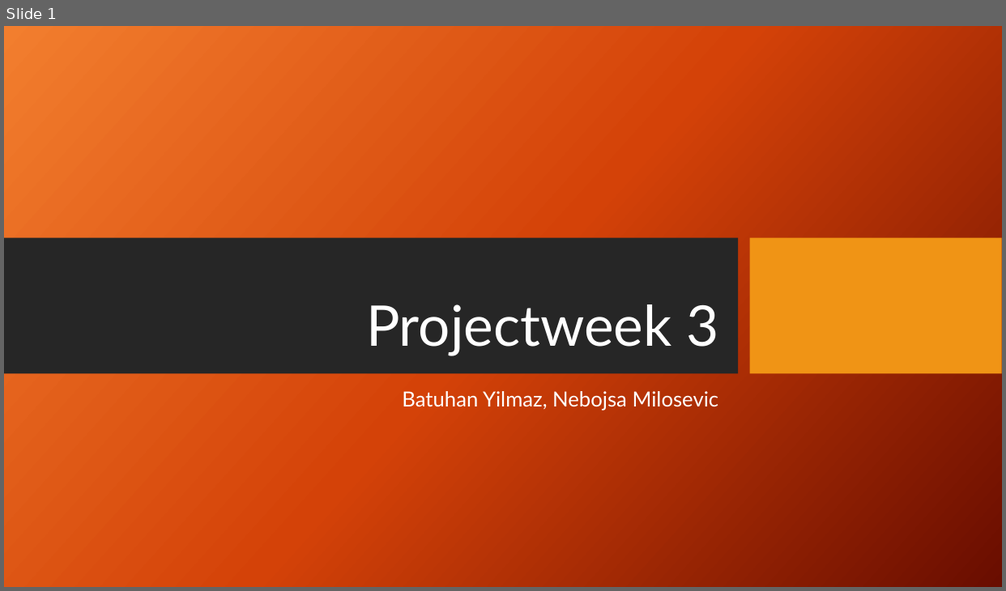
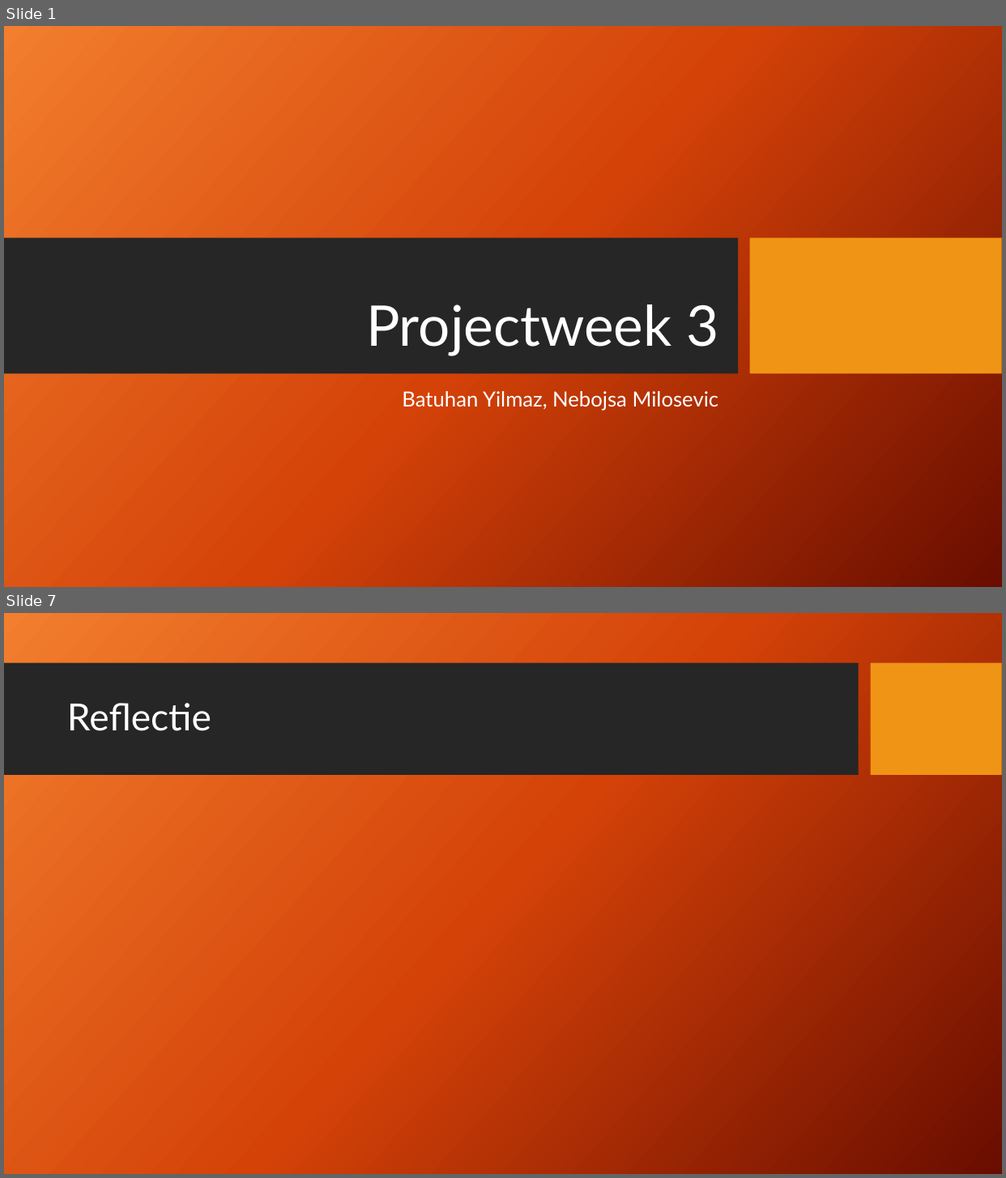
Before and after one commit to NebojsaRoc/ProjectweekRoc3, a slide deck: Presentatie aan klas.pptx. Shown one above the other, each under a label of ours: slide 1 before the commit, slides 1 and 7 after it; the slides between them are not shown. The pictures are 1006x591 and 1006x1178 pixels, drawn with LibreOffice and Linux fonts; fonts in the diff are those of the drawing; background and template pictures are left out. Boxes give left, top, right and bottom in pixels: in the first picture for what was removed or moved away, otherwise in the second. Text is boxed around its words. In the diff, an @@ line names an element or a change of style, - is before the commit and + after.

```diff
--- a/Presentatie aan klas.pptx
+++ b/Presentatie aan klas.pptx
@@ slide 7 added at [4, 613, 1002, 1174], background picture (left out) @@
@@ rectangle added at [4, 663, 859, 776], fill #262626 @@
@@ rectangle added at [871, 663, 1002, 776], fill #F09415 @@
@@ title added at [67, 703, 211, 731], 36 pt, text #FFFFFF @@
+Reflectie
```
Also in this commit, not shown: 5 slides changed, 1 slide removed.
